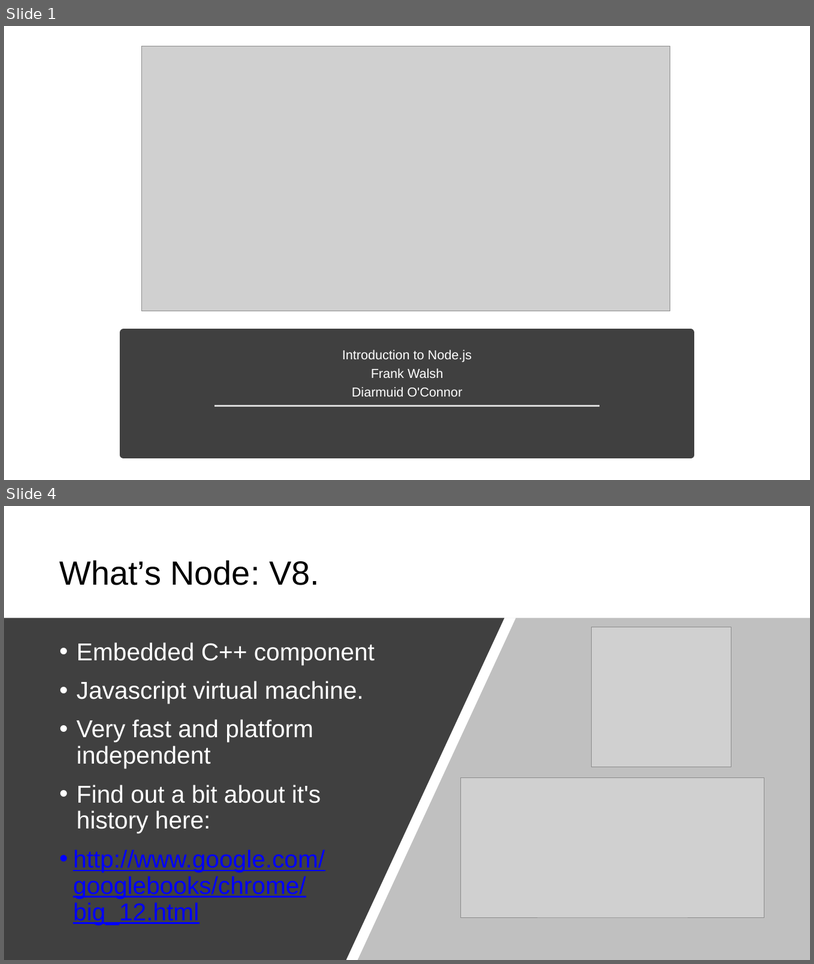
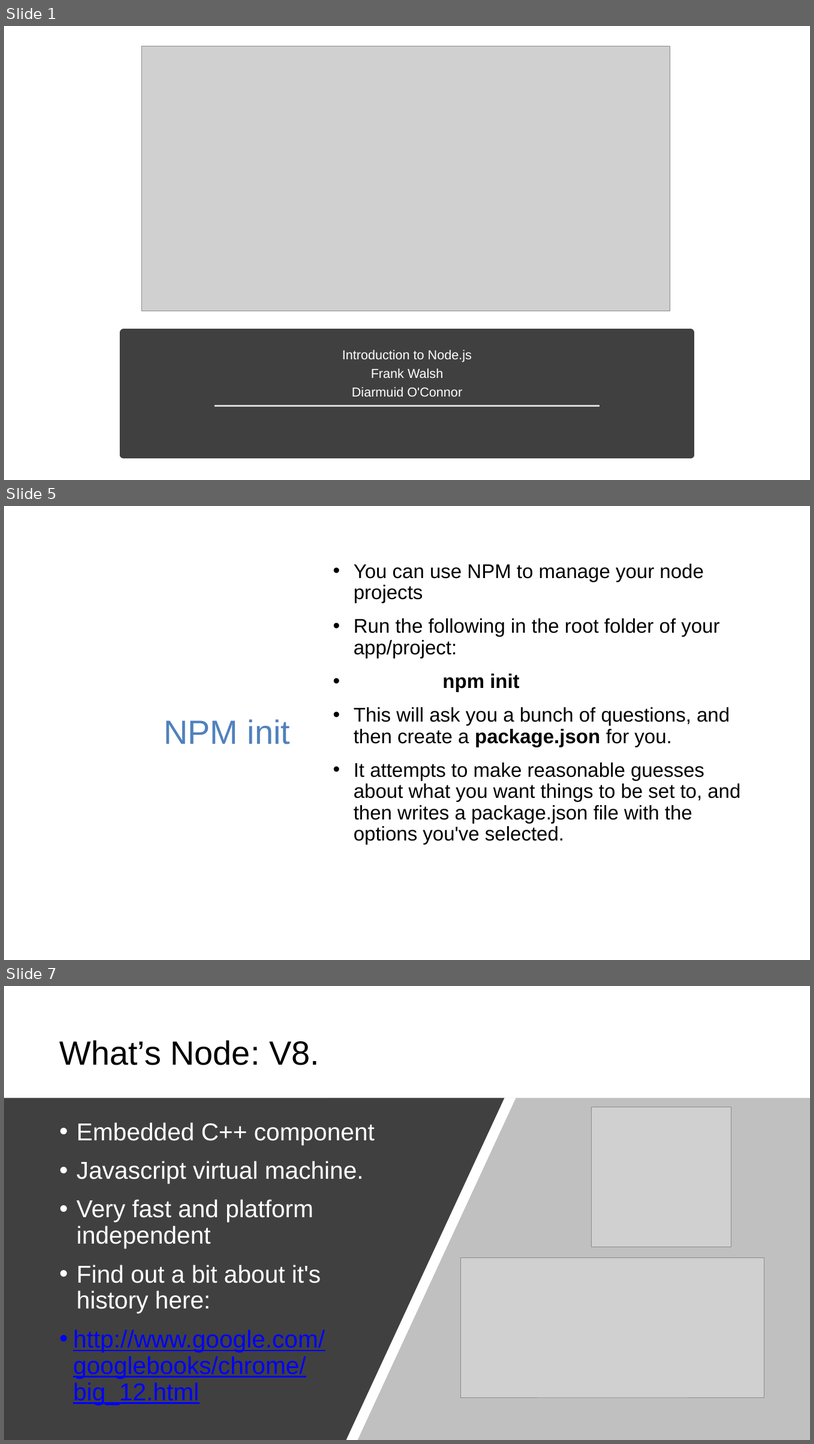
Before and after one commit to diarmuidoconnor/ict-2021, a slide deck: topic09/talk-1/node-2020.pptx. Shown one above the other, each under a label of ours: slides 1 and 4 before the commit, slides 1, 5 and 7 after it; the slides between them are not shown. The pictures are 814x964 and 814x1444 pixels, drawn with LibreOffice and Linux fonts; fonts in the diff are those of the drawing; grey boxes stand for pictures. Boxes give left, top, right and bottom in pixels: in the first picture for what was removed or moved away, otherwise in the second. Text is boxed around its words. In the diff, an @@ line names an element or a change of style, - is before the commit and + after.

```diff
--- a/topic09/talk-1/node-2020.pptx
+++ b/topic09/talk-1/node-2020.pptx
@@ slide 5 added at <box>4,506,810,960</box>, background #FFFFFF @@
@@ text added at <box>354,564,741,844</box>, 26 pt, text #000000 @@
+• You can use NPM to manage your node projects
+• Run the following in the root folder of your app/project:
+• npm init
+• This will ask you a bunch of questions, and then create a package.json for you.
+• It attempts to make reasonable guesses about what you want things to be set to, and then writes a package.json file with the options you've selected.
@@ title added at <box>164,719,290,744</box>, 44 pt, text #4F81BD @@
+NPM init
@@ what was slide 4 is now slide 7 @@
```
Also in this commit, not shown: 6 slides changed, 15 other slides added, 58 other files.
